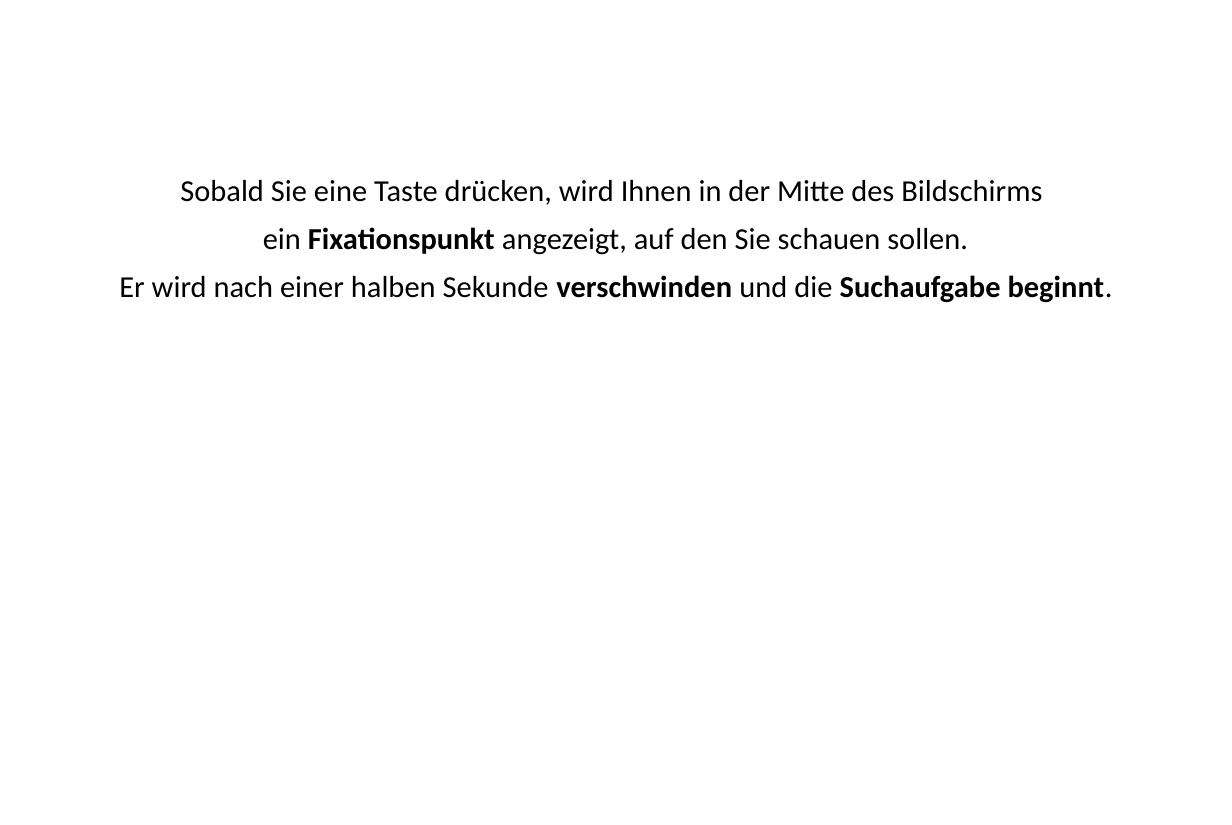
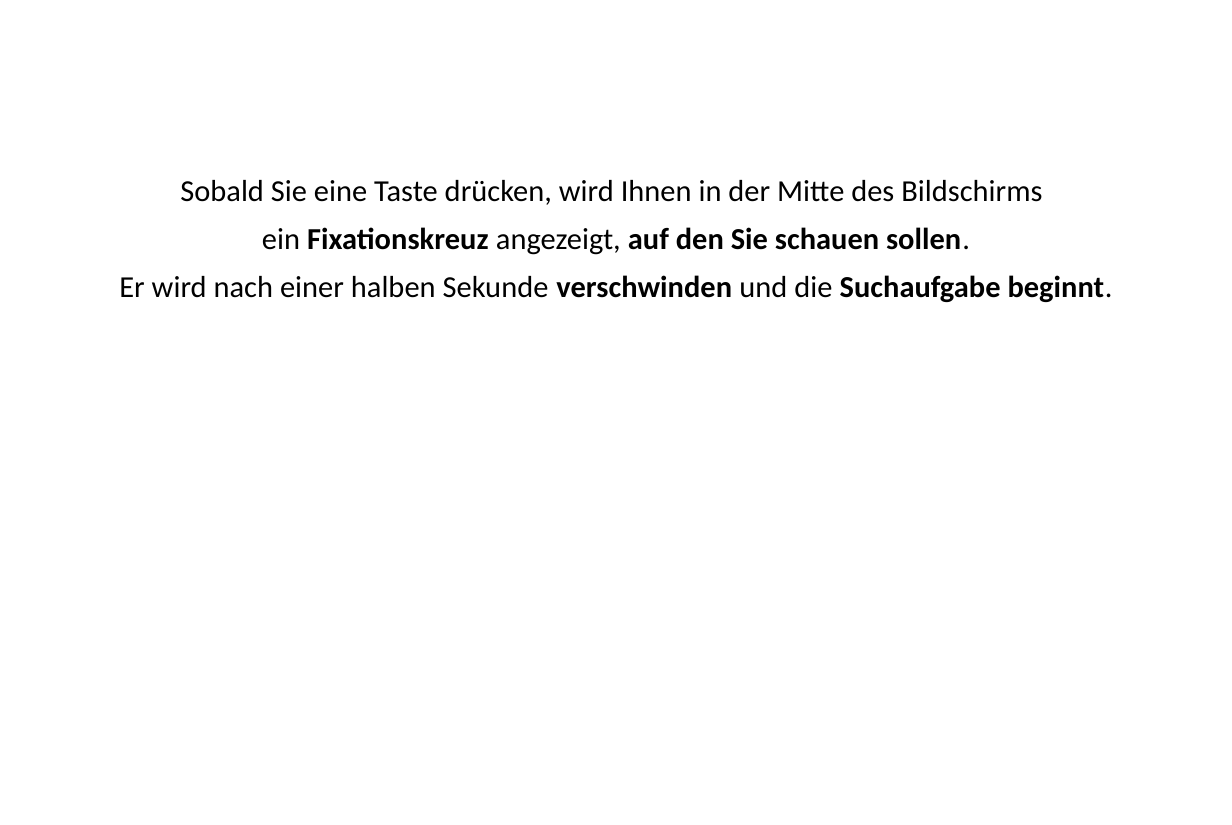
Before and after one commit to flohrmann/internship_project, a slide deck: slide 12 of Images/instructions_german.pptx. Drawn at 1232x825 pixels with LibreOffice and Linux fonts; fonts in the diff are those of the drawing; background and template pictures are left out. Boxes give left, top, right and bottom in pixels: in the first picture for what was removed or moved away, otherwise in the second. Text is boxed around its words. In the diff, an @@ line names an element or a change of style, - is before the commit and + after.

Commit message:
changed fixation
changed fixation from black dot to red cross
changed default trial num from 40 to 50 per cond
debugged experiment without eyetracking
changed fixation in instructions

```diff
--- a/Images/instructions_german.pptx
+++ b/Images/instructions_german.pptx
@@ subtitle at (x1=262, y1=227, x2=970, y2=255): text changed; bold on @@
-ein Fixationspunkt angezeigt, auf den Sie schauen sollen.
+ein Fixationskreuz angezeigt, auf den Sie schauen sollen.
```
Also in this commit, not shown: 17 other files.
